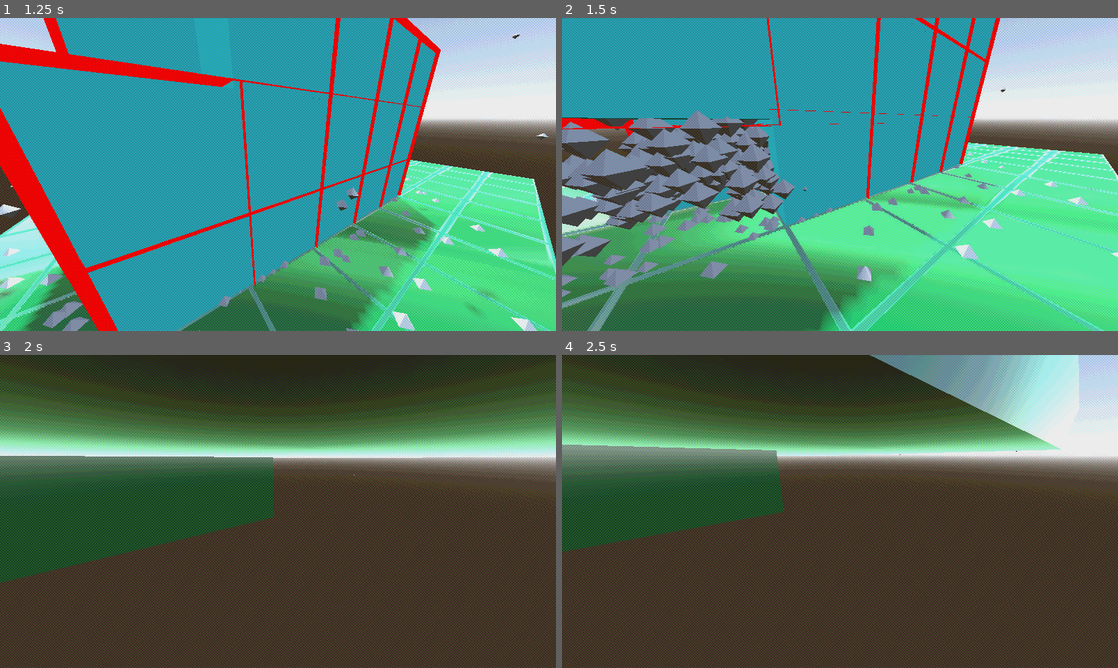
Above: before the commit, frames 1-4 (two rows, left to right).
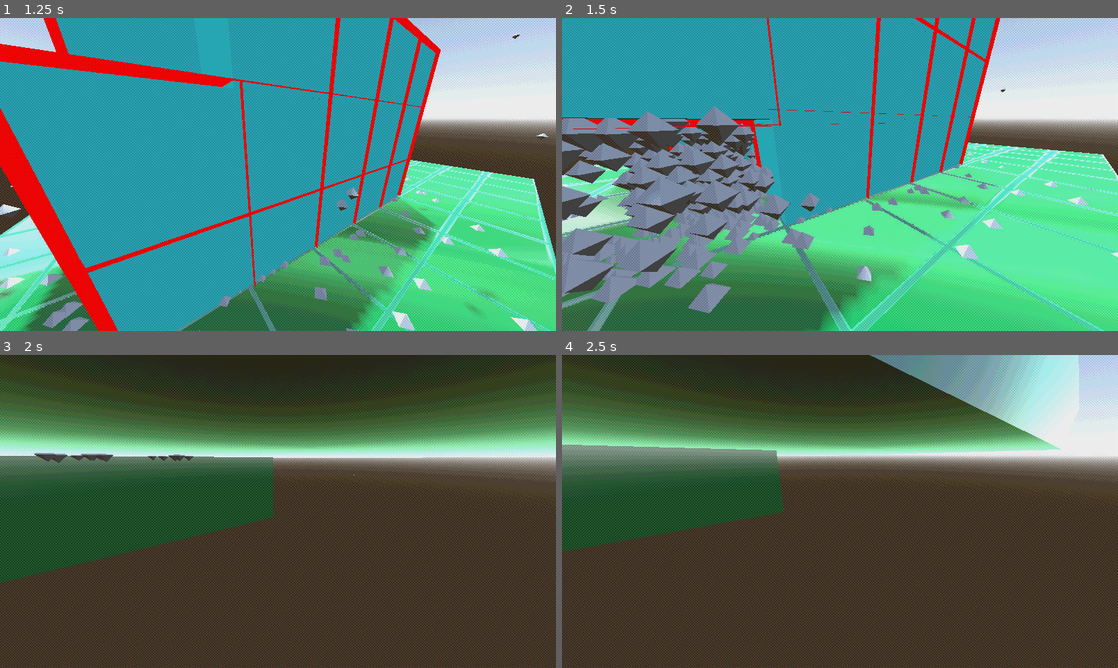
Above: after the commit, the same moments.

Repository: Sangsterj/detonation-destination
Game: Godot game, scene res://main.tscn
Two runs of this game, one before a commit and one after it. Both use one fixed random seed, a clock stepped at 60 frames per second and the inputs below. Before the commit the project starts from res://lav_testing.tscn.
Inputs (mouse positions are in pixels of both pictures, inside the frame that each line leads up to):
- Up to frame 1 (1.25 s): move the mouse to (400, 158) at 0.52 s; hold D (right) from 0.53 s (still down); hold C (Click, bound only after the commit) from 0.53 s (still down); click (400, 158) at 0.67 s; tap F (flamethrower, bound only after the commit) at 0.8 s
- Up to frame 2 (1.5 s): move the mouse to (728, 190) at 1.27 s; release D (right) at 1.28 s; release C (Click, bound only after the commit) at 1.28 s; hold Shift (down) from 1.28 s (still down); tap F (flamethrower, bound only after the commit) at 1.35 s; click (728, 190) at 1.42 s
- Up to frame 3 (2 s): keep holding Shift (down); tap C (Click, bound only after the commit) at 1.55 s
- Up to frame 4 (2.5 s): move the mouse to (895, 442) at 2.02 s; release Shift (down) at 2.03 s; hold D (right) from 2.03 s (still down); hold C (Click, bound only after the commit) from 2.03 s (still down); click (895, 442) at 2.17 s; tap F (flamethrower, bound only after the commit) at 2.3 s

Frame 1 is identical in both runs. In frame 2, 15% of the frame differs, in the area x 0-73%, y 0-95%; in frame 3, 0.3%; in frame 4, less than 0.1%.

Commit message:
Added a flamethrower

Diff:
--- /dev/null
+++ b/burn_particles.tres
@@ -0,0 +1,28 @@
+[gd_resource type="ParticleProcessMaterial" load_steps=3 format=3 uid="uid://w452d86uuh1x"]
+
+[sub_resource type="Curve" id="Curve_ivpld"]
+_data = [Vector2(0, 1), 0.0, 0.0, 0, 0, Vector2(1, 0.43956), -0.928459, 0.0, 0, 0]
+point_count = 2
+
+[sub_resource type="CurveTexture" id="CurveTexture_6dtup"]
+curve = SubResource("Curve_ivpld")
+
+[resource]
+lifetime_randomness = 1.0
+particle_flag_rotate_y = true
+emission_shape_offset = Vector3(-0.5, 0, 0)
+emission_shape = 1
+emission_sphere_radius = 1.0
+angle_min = 1.07288e-05
+angle_max = 1.07288e-05
+spread = 12.0
+initial_velocity_min = 7.0
+initial_velocity_max = 7.0
+gravity = Vector3(0, -19, 0)
+scale_min = 0.1
+scale_max = 0.1
+scale_curve = SubResource("CurveTexture_6dtup")
+color = Color(1.15514e-06, 0.800625, 0.930695, 1)
+collision_mode = 1
+collision_friction = 0.5
+collision_bounce = 0.0
--- a/camera_base.gd
+++ b/camera_base.gd
@@ -3,7 +3,7 @@
 # they must call the base_camera_process at the top of their _process method
 
 var mouse_pressed_prev = false
-
+var weapon = 1
 
 # Called when the node enters the scene tree for the first time.
 func _ready() -> void:
@@ -12,6 +12,13 @@
 
 # Called every frame. 'delta' is the elapsed time since the previous frame.
 func base_camera_process():
+
+	if Input.is_action_pressed("Click"):
+		weapon = 1
+	if Input.is_action_pressed("flamethrower"):
+		weapon = 2
+
+
 	# destroy destructables
 	var cam = get_viewport().get_camera_3d()
 	var space_state = get_world_3d().direct_space_state
@@ -21,8 +28,16 @@
 	var query = PhysicsRayQueryParameters3D.create(raycast_origin, raycast_end)
 	var intersect = space_state.intersect_ray(query)
 	if intersect.size() > 0:
-		if Input.is_mouse_button_pressed(MOUSE_BUTTON_LEFT):
-			if not mouse_pressed_prev:
+		if weapon == 1:
+			if Input.is_mouse_button_pressed(MOUSE_BUTTON_LEFT):
+				if not mouse_pressed_prev:
+					if intersect.collider.get_parent().has_meta("destructable"):
+						intersect.collider.get_parent().explode()
+
+		if weapon == 2:
+			if Input.is_mouse_button_pressed(MOUSE_BUTTON_LEFT):
 				if intersect.collider.get_parent().has_meta("destructable"):
-					intersect.collider.get_parent().explode()
+					intersect.collider.get_parent().burn()
+
+
 	mouse_pressed_prev = Input.is_mouse_button_pressed(MOUSE_BUTTON_LEFT)
--- a/cube.tscn
+++ b/cube.tscn
@@ -1,9 +1,10 @@
-[gd_scene load_steps=6 format=3 uid="uid://dfy0mtas2a5f3"]
+[gd_scene load_steps=7 format=3 uid="uid://dfy0mtas2a5f3"]
 
 [ext_resource type="Material" uid="uid://btkd1w4stypjd" path="res://assets/destructible.material" id="1_d7ftk"]
 [ext_resource type="Script" path="res://cube.gd" id="1_oxnf8"]
 [ext_resource type="Material" uid="uid://yhubwyclbpxu" path="res://explosion_particles.tres" id="3_x642f"]
 [ext_resource type="ArrayMesh" uid="uid://d2wv5oin3c8ur" path="res://assets/octahedron.obj" id="3_yve16"]
+[ext_resource type="Material" uid="uid://w452d86uuh1x" path="res://burn_particles.tres" id="5_sp724"]
 
 [sub_resource type="BoxShape3D" id="BoxShape3D_silya"]
 
@@ -29,3 +30,14 @@
 randomness = 1.0
 process_material = ExtResource("3_x642f")
 draw_pass_1 = ExtResource("3_yve16")
+
+[node name="BurnParticles" type="GPUParticles3D" parent="."]
+transform = Transform3D(-4.37104e-08, -0.999977, -0.00677183, 1, -4.37114e-08, 0, -2.96006e-10, -0.00677183, 0.999977, 0, 0, 0)
+emitting = false
+amount = 300
+lifetime = 0.75
+one_shot = true
+explosiveness = 0.97
+randomness = 1.0
+process_material = ExtResource("5_sp724")
+draw_pass_1 = ExtResource("3_yve16")
--- a/destructable.gd
+++ b/destructable.gd
@@ -28,3 +28,13 @@
 	var exp: GPUParticles3D = $ExplosionParticles
 	exp.emitting = true
 	exp.position = rb.position
+
+func burn():
+	exploded = true
+	var rb: RigidBody3D = $RigidBody3D
+	rb.freeze = true
+	rb.visible = false
+	rb.collision_layer = 0
+	var exp: GPUParticles3D = $BurnParticles
+	exp.emitting = true
+	exp.position = rb.position
--- /dev/null
+++ b/flame_particles.tres
@@ -0,0 +1,28 @@
+[gd_resource type="ParticleProcessMaterial" load_steps=3 format=3 uid="uid://cw64lf44txoat"]
+
+[sub_resource type="Curve" id="Curve_ivpld"]
+_data = [Vector2(0, 1), 0.0, 0.0, 0, 0, Vector2(1, 0.43956), -0.928459, 0.0, 0, 0]
+point_count = 2
+
+[sub_resource type="CurveTexture" id="CurveTexture_6dtup"]
+curve = SubResource("Curve_ivpld")
+
+[resource]
+lifetime_randomness = 1.0
+particle_flag_rotate_y = true
+emission_shape_offset = Vector3(-0.5, 0, 0)
+emission_shape = 1
+emission_sphere_radius = 1.0
+angle_min = 1.07288e-05
+angle_max = 1.07288e-05
+spread = 12.0
+initial_velocity_min = 7.0
+initial_velocity_max = 7.0
+gravity = Vector3(0, -19, 0)
+scale_min = 0.1
+scale_max = 0.1
+scale_curve = SubResource("CurveTexture_6dtup")
+color = Color(1.15514e-06, 0.800625, 0.930695, 1)
+collision_mode = 1
+collision_friction = 0.5
+collision_bounce = 0.0
--- a/lav_testing.tscn
+++ b/lav_testing.tscn
@@ -53,17 +53,20 @@
 
 [node name="platform" parent="platforms" instance=ExtResource("3_elk4y")]
 transform = Transform3D(1, 0, 0, 0, 1, 0, 0, 0, 1, 0, -1, 3)
+collision_layer = 129
 size_x = 5
 size_z = 7
 
 [node name="platform2" parent="platforms" instance=ExtResource("3_elk4y")]
 transform = Transform3D(1, 0, 0, 0, 1, 0, 0, 0, 1, 0, -2.5, -4)
+collision_layer = 129
 size_x = 6
 size_y = 2
 size_z = 11
 
 [node name="platform3" parent="platforms" instance=ExtResource("3_elk4y")]
 transform = Transform3D(1, 0, 0, 0, 1, 0, 0, 0, 1, 6, -1, -0.5)
+collision_layer = 129
 size_x = 7
 size_z = 14
 
--- a/main.tscn
+++ b/main.tscn
@@ -1,9 +1,9 @@
 [gd_scene load_steps=3 format=3 uid="uid://h8aus26k5hfr"]
 
 [ext_resource type="Script" path="res://main.gd" id="1_pj42e"]
-[ext_resource type="PackedScene" uid="uid://15e3ivwcordh" path="res://level_select.tscn" id="2_33gy7"]
+[ext_resource type="PackedScene" uid="uid://b15jo4cwp5sq5" path="res://lav_testing.tscn" id="2_ww8j1"]
 
 [node name="Main" type="Node"]
 script = ExtResource("1_pj42e")
 
-[node name="Level Select" parent="." instance=ExtResource("2_33gy7")]
+[node name="lav-testing" parent="." instance=ExtResource("2_ww8j1")]
--- a/project.godot
+++ b/project.godot
@@ -11,7 +11,7 @@
 [application]
 
 config/name="detonation-destination"
-run/main_scene="res://lav_testing.tscn"
+run/main_scene="res://main.tscn"
 config/features=PackedStringArray("4.3", "GL Compatibility")
 config/icon="res://assets/icon.svg"
 
@@ -23,49 +23,22 @@
 
 forward={
 "deadzone": 0.5,
-"events": [Object(InputEventKey,"resource_local_to_scene":fa …(140 unchanged characters)… d":false,"keycode":0,"physical_keycode":4194320,"key_label":0,"unicode":0,"location":0,"echo":false,"script":null)
-, Object(InputEventKey,"resource_local_to_scene":false,"resource_name":"","device":-1,"window_id":0,"alt_pressed":false,"shift_pressed":false,"ctrl_pressed":false,"meta_pressed":false,"pressed":false,"keycode":0,"physical_keycode":87,"key_label":0,"unicode":119,"location":0,"echo":false,"script":null)
+"events": [Object(InputEventKey,"resource_local_to_scene":fa …(140 unchanged characters)… d":false,"keycode":0,"physical_keycode":87,"key_label":0,"unicode":119,"location":0,"echo":false,"script":null)
 ]
 }
 backward={
 "deadzone": 0.5,
-"events": [Object(InputEventKey,"resource_local_to_scene":fa …(140 unchanged characters)… d":false,"keycode":0,"physical_keycode":4194322,"key_label":0,"unicode":0,"location":0,"echo":false,"script":null)
-, Object(InputEventKey,"resource_local_to_scene":false,"resource_name":"","device":-1,"window_id":0,"alt_pressed":false,"shift_pressed":false,"ctrl_pressed":false,"meta_pressed":false,"pressed":false,"keycode":0,"physical_keycode":83,"key_label":0,"unicode":115,"location":0,"echo":false,"script":null)
-]
-}
-right={
-"deadzone": 0.5,
-"events": [Object(InputEventKey,"resource_local_to_scene":false,"resource_name":"","device":-1,"window_id":0,"alt_pressed":false,"shift_pressed":false,"ctrl_pressed":false,"meta_pressed":false,"pressed":false,"keycode":0,"physical_keycode":4194321,"key_label":0,"unicode":0,"location":0,"echo":false,"script":null)
-, Object(InputEventKey,"resource_local_to_scene":false,"resource_name":"","device":-1,"window_id":0,"alt_pressed":false,"shift_pressed":false,"ctrl_pressed":false,"meta_pressed":false,"pressed":false,"keycode":0,"physical_keycode":68,"key_label":0,"unicode":100,"location":0,"echo":false,"script":null)
-]
-}
-left={
-"deadzone": 0.5,
-"events": [Object(InputEventKey,"resource_local_to_scene":false,"resource_name":"","device":-1,"window_id":0,"alt_pressed":false,"shift_pressed":false,"ctrl_pressed":false,"meta_pressed":false,"pressed":false,"keycode":0,"physical_keycode":4194319,"key_label":0,"unicode":0,"location":0,"echo":false,"script":null)
-, Object(InputEventKey,"resource_local_to_scene":false,"resource_name":"","device":-1,"window_id":0,"alt_pressed":false,"shift_pressed":false,"ctrl_pressed":false,"meta_pressed":false,"pressed":false,"keycode":0,"physical_keycode":65,"key_label":0,"unicode":97,"location":0,"echo":false,"script":null)
-]
-}
-up={
-"deadzone": 0.5,
-"events": [Object(InputEventKey,"resource_local_to_scene":false,"resource_name":"","device":-1,"window_id":0,"alt_pressed":false,"shift_pressed":false,"ctrl_pressed":false,"meta_pressed":false,"pressed":false,"keycode":0,"physical_keycode":32,"key_label":0,"unicode":32,"location":0,"echo":false,"script":null)
-]
-}
-down={
-"deadzone": 0.5,
-"events": [null, Object(InputEventKey,"resource_local_to_scene":false,"resource_name":"","device":-1,"window_id":0,"alt_pressed":false,"shift_pressed":false,"ctrl_pressed":false,"meta_pressed":false,"pressed":false,"keycode":0,"physical_keycode":4194325,"key_label":0,"unicode":0,"location":0,"echo":false,"script":null)
-]
-}
-
-[input]
-
-left={
-"deadzone": 0.5,
-"events": [Object(InputEventKey,"resource_local_to_scene":false,"resource_name":"","device":-1,"window_id":0,"alt_pressed":false,"shift_pressed":false,"ctrl_pressed":false,"meta_pressed":false,"pressed":false,"keycode":0,"physical_keycode":65,"key_label":0,"unicode":97,"location":0,"echo":false,"script":null)
+"events": [Object(InputEventKey,"resource_local_to_scene":fa …(140 unchanged characters)… d":false,"keycode":0,"physical_keycode":83,"key_label":0,"unicode":115,"location":0,"echo":false,"script":null)
 ]
 }
 right={
 "deadzone": 0.5,
 "events": [Object(InputEventKey,"resource_local_to_scene":false,"resource_name":"","device":-1,"window_id":0,"alt_press …(192 unchanged characters)…
+]
+}
+left={
+"deadzone": 0.5,
+"events": [Object(InputEventKey,"resource_local_to_scene":false,"resource_name":"","device":-1,"window_id":0,"alt_pressed":false,"shift_pressed":false,"ctrl_pressed":false,"meta_pressed":false,"pressed":false,"keycode":0,"physical_keycode":65,"key_label":0,"unicode":97,"location":0,"echo":false,"script":null)
 ]
 }
 up={
@@ -78,34 +51,19 @@
 "events": [Object(InputEventKey,"resource_local_to_scene":false,"resource_name":"","device":-1,"window_id":0,"alt_press …(195 unchanged characters)…
 ]
 }
-rotate_left={
-"deadzone": 0.5,
-"events": [Object(InputEventKey,"resource_local_to_scene":false,"resource_name":"","device":-1,"window_id":0,"alt_pressed":false,"shift_pressed":false,"ctrl_pressed":false,"meta_pressed":false,"pressed":false,"keycode":0,"physical_keycode":4194319,"key_label":0,"unicode":0,"location":0,"echo":false,"script":null)
-]
-}
-rotate_right={
-"deadzone": 0.5,
-"events": [Object(InputEventKey,"resource_local_to_scene":false,"resource_name":"","device":-1,"window_id":0,"alt_pressed":false,"shift_pressed":false,"ctrl_pressed":false,"meta_pressed":false,"pressed":false,"keycode":0,"physical_keycode":4194321,"key_label":0,"unicode":0,"location":0,"echo":false,"script":null)
-]
-}
-rotate_up={
-"deadzone": 0.5,
-"events": [Object(InputEventKey,"resource_local_to_scene":false,"resource_name":"","device":-1,"window_id":0,"alt_pressed":false,"shift_pressed":false,"ctrl_pressed":false,"meta_pressed":false,"pressed":false,"keycode":0,"physical_keycode":4194320,"key_label":0,"unicode":0,"location":0,"echo":false,"script":null)
-]
-}
-rotate_down={
-"deadzone": 0.5,
-"events": [Object(InputEventKey,"resource_local_to_scene":false,"resource_name":"","device":-1,"window_id":0,"alt_pressed":false,"shift_pressed":false,"ctrl_pressed":false,"meta_pressed":false,"pressed":false,"keycode":0,"physical_keycode":4194322,"key_label":0,"unicode":0,"location":0,"echo":false,"script":null)
-]
-}
-forward={
-"deadzone": 0.5,
-"events": [Object(InputEventKey,"resource_local_to_scene":false,"resource_name":"","device":-1,"window_id":0,"alt_pressed":false,"shift_pressed":false,"ctrl_pressed":false,"meta_pressed":false,"pressed":false,"keycode":0,"physical_keycode":87,"key_label":0,"unicode":119,"location":0,"echo":false,"script":null)
-]
-}
 back={
 "deadzone": 0.5,
 "events": [Object(InputEventKey,"resource_local_to_scene":false,"resource_name":"","device":-1,"window_id":0,"alt_press …(192 unchanged characters)…
+]
+}
+Click={
+"deadzone": 0.5,
+"events": [Object(InputEventKey,"resource_local_to_scene":false,"resource_name":"","device":-1,"window_id":0,"alt_pressed":false,"shift_pressed":false,"ctrl_pressed":false,"meta_pressed":false,"pressed":false,"keycode":0,"physical_keycode":67,"key_label":0,"unicode":99,"location":0,"echo":false,"script":null)
+]
+}
+flamethrower={
+"deadzone": 0.5,
+"events": [Object(InputEventKey,"resource_local_to_scene":false,"resource_name":"","device":-1,"window_id":0,"alt_pressed":false,"shift_pressed":false,"ctrl_pressed":false,"meta_pressed":false,"pressed":false,"keycode":0,"physical_keycode":70,"key_label":0,"unicode":102,"location":0,"echo":false,"script":null)
 ]
 }
 
Not shown: 1 places in green_platform.tscn that only renumber resources
Not shown: 1 places in lav_testing.tscn that only renumber resources
